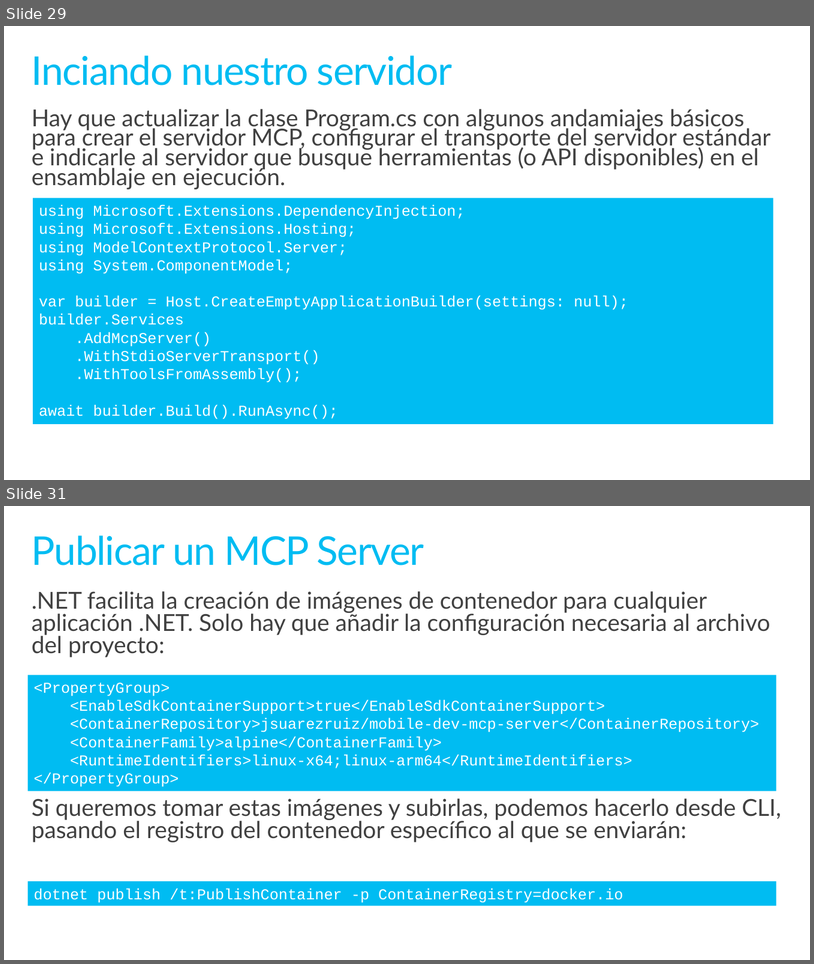
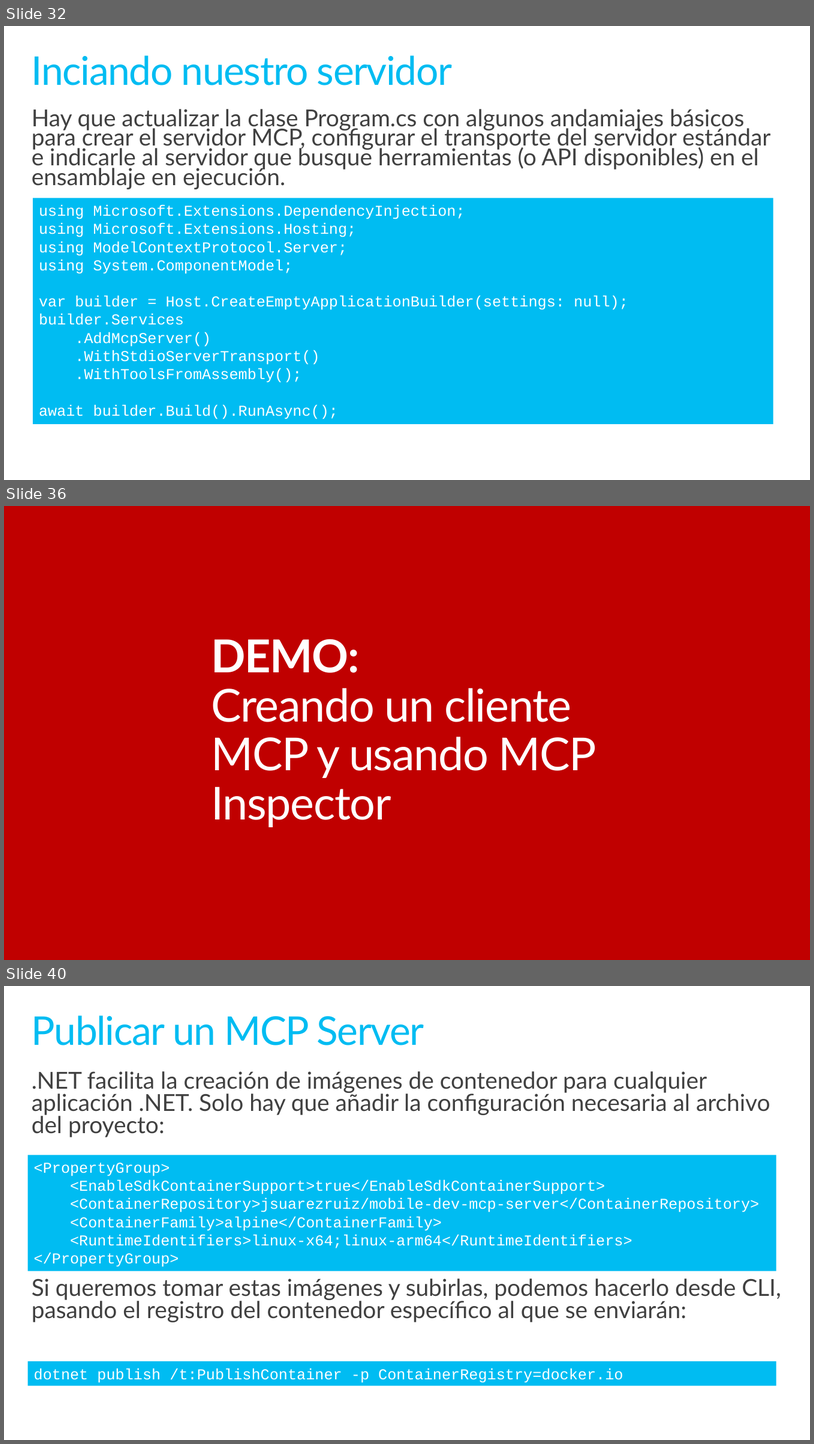
Before and after one commit to jsuarezruiz/sevilladotnet-mcp-materials, a slide deck: introduccion-mcp.pptx. Shown one above the other, each under a label of ours: slides 29 and 31 before the commit, slides 32, 36 and 40 after it; the slides between them are not shown. The pictures are 814x964 and 814x1444 pixels, drawn with LibreOffice and Linux fonts; fonts in the diff are those of the drawing. Boxes give left, top, right and bottom in pixels: in the first picture for what was removed or moved away, otherwise in the second. Text is boxed around its words. In the diff, an @@ line names an element or a change of style, - is before the commit and + after.

```diff
--- a/introduccion-mcp.pptx
+++ b/introduccion-mcp.pptx
@@ slide 36 added at <box>4,506,810,960</box>, background #C00000 @@
@@ title added at <box>212,639,597,827</box>, 54 pt, text #FFFFFF @@
+DEMO:
+Creando un cliente MCP y usando MCP Inspector
@@ what was slide 29 is now slide 32 @@
@@ what was slide 31 is now slide 40 @@
```
Also in this commit, not shown: 4 slides changed, 8 other slides added, 1 other file.
